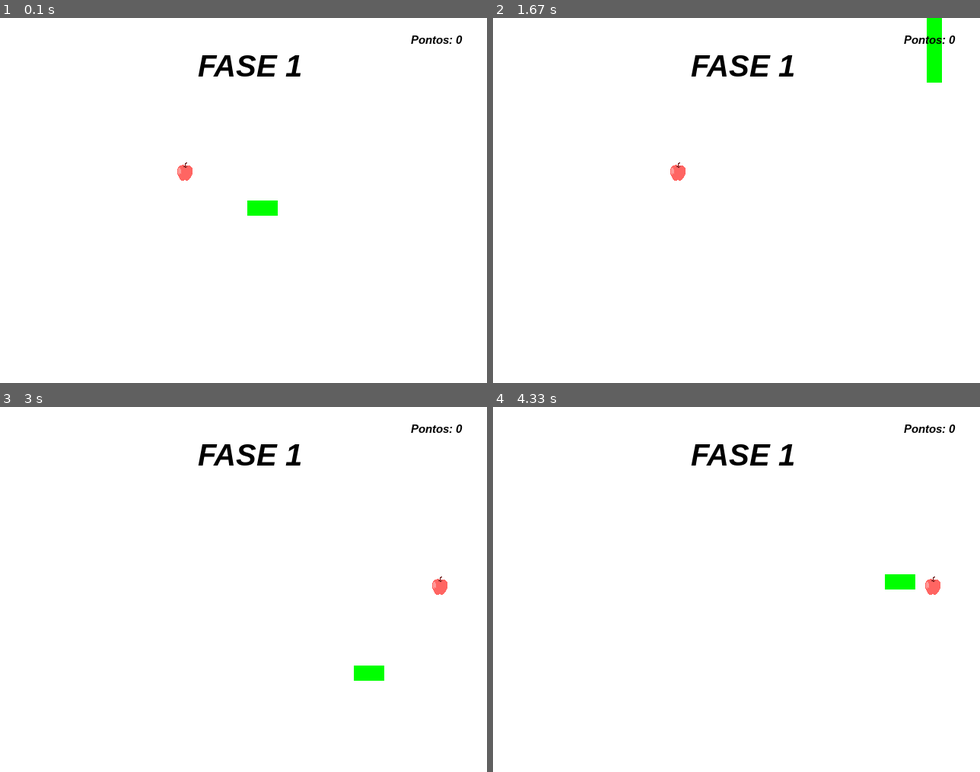
Above: before the commit, frames 1-4 (two rows, left to right).
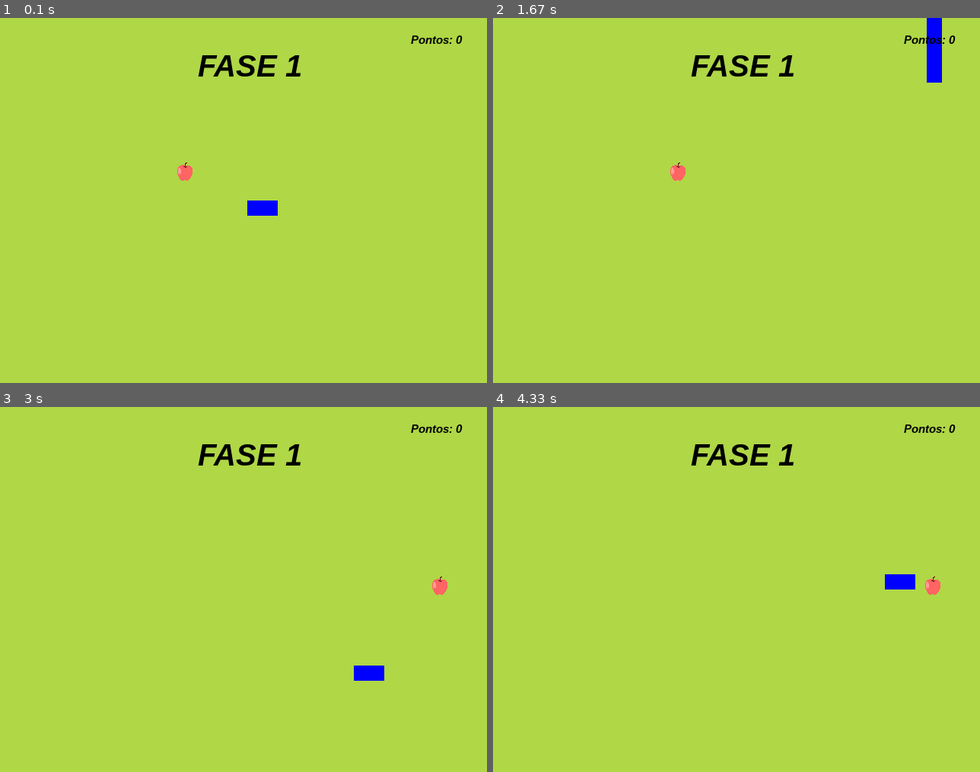
Above: after the commit, the same moments.

Repository: mateusblm/snake-game-pygame
Game: pygame game, started from snake.py
Two runs of this game, one before a commit and one after it. Both use one fixed random seed, a clock stepped at 60 frames per second and the inputs below.
Inputs:
- Up to frame 1 (0.1 s): no input
- Up to frame 2 (1.67 s): tap W at 0.33 s; hold Right 0.67-1.13 s; hold Up 1.17-1.47 s
- Up to frame 3 (3 s): hold Left 2-2.53 s; hold Down 2.57-2.87 s; hold Left from 2.9 s (still down)
- Up to frame 4 (4.33 s): release Left at 3.3 s; hold Up 3.33-3.7 s; hold Right from 3.73 s (still down)

The runs differ from the first frame. In frame 1, 99% of the frame differs, in the area x 0-100%, y 0-100%; in frame 2, 99%; in frame 3, 99%; in frame 4, 99%.

Commit message:
Mudando cores

Diff:
--- a/snake.py
+++ b/snake.py
@@ -40,7 +40,7 @@
         # XeY = [x, y]
         # XeY[0] = x
         # XeY[1] = y
-        pygame.draw.rect(tela, (0, 255, 0), (XeY[0], XeY[1], 20, 20))
+        pygame.draw.rect(tela, (0, 0, 255), (XeY[0], XeY[1], 20, 20))
 
 
 # Função de reinicio do jogo
@@ -131,8 +131,8 @@
     texto_formatado = fontepontos.render(pontuacao, True, (0, 0, 0))
     x_cobra = x_cobra + x_controle
     y_cobra = y_cobra + y_controle
-    cobra = pygame.draw.rect(tela, (65, 105, 225), (x_cobra, y_cobra, 20, 20))
-    maca = pygame.draw.rect(tela, (255, 255, 255), (x_maca, y_maca, 20, 20))
+    cobra = pygame.draw.rect(tela, (0, 0, 255), (x_cobra, y_cobra, 20, 20))
+    maca = pygame.draw.rect(tela, (175, 215, 70), (x_maca, y_maca, 20, 20))
 
     if cobra.colliderect(maca):
         x_maca = randint(40, 600)
@@ -198,7 +198,7 @@
 
 while True:
     relogio.tick(60)
-    tela.fill((255, 255, 255))
+    tela.fill((175, 215, 70))
     if not morte:
         render_game()
     else:
